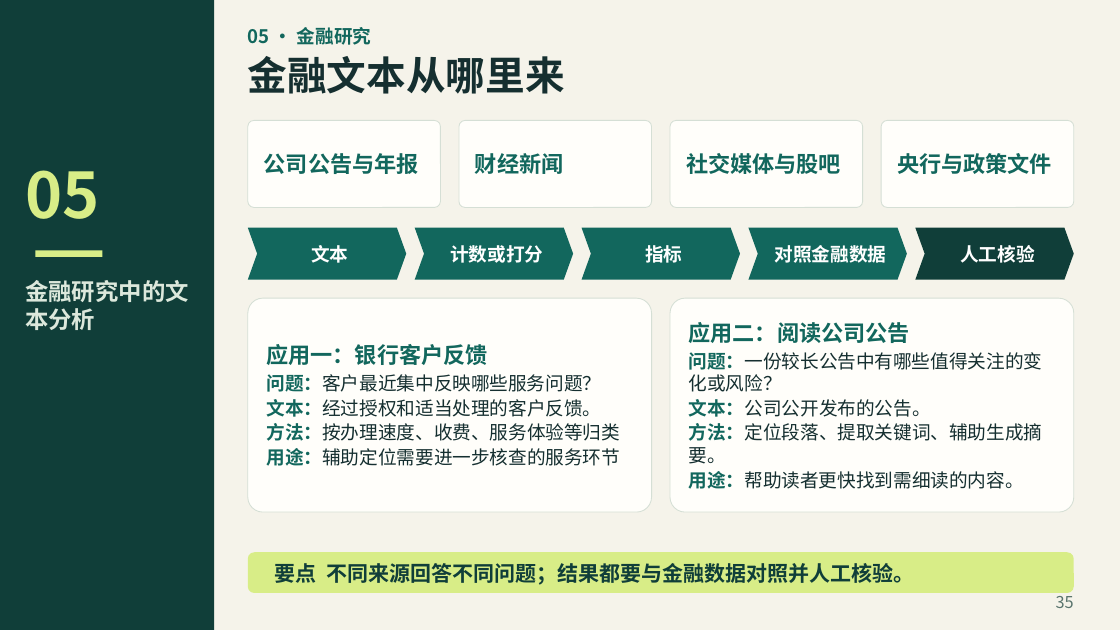
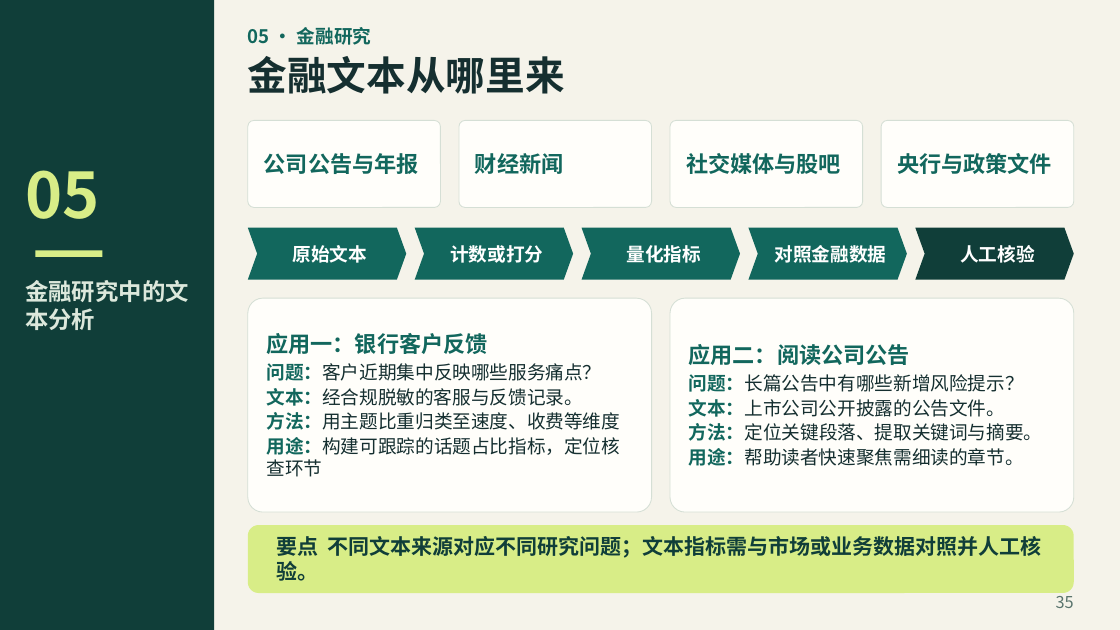
Before and after one commit to jefeerzhang/jefeerzhang.github.io, a slide deck: slide 35 of courses/big-data-finance/text-analysis/文本分析教学PPT.pptx. Drawn at 1120x630 pixels with LibreOffice and Linux fonts; fonts in the diff are those of the drawing. Boxes give left, top, right and bottom in pixels: in the first picture for what was removed or moved away, otherwise in the second. Text is boxed around its words. In the diff, an @@ line names an element or a change of style, - is before the commit and + after.

Commit message:
fix(文本分析): 修正课件概念与互动演示
纠正主题模型、词频和金融文献的表述，修复互动页关键词按钮，并同步课件 PDF 与 PPTX。

```diff
--- a/courses/big-data-finance/text-analysis/文本分析教学PPT.pptx
+++ b/courses/big-data-finance/text-analysis/文本分析教学PPT.pptx
@@ text in chevron at (x1=293, y1=245, x2=367, y2=263): text changed @@
-文本
+原始文本
@@ text in chevron at (x1=626, y1=245, x2=701, y2=263): text changed @@
-指标
+量化指标
@@ text in rounded rectangle at (x1=266, y1=363, x2=620, y2=477): text changed @@
-问题：客户最近集中反映哪些服务问题？
-文本：经过授权和适当处理的客户反馈。
-方法：按办理速度、收费、服务体验等归类
-用途：辅助定位需要进一步核查的服务环节
+问题：客户近期集中反映哪些服务痛点？
+文本：经合规脱敏的客服与反馈记录。
+方法：用主题比重归类至速度、收费等维度
+用途：构建可跟踪的话题占比指标，定位核查环节
@@ text in rounded rectangle at (x1=689, y1=374, x2=1043, y2=466): text changed @@
-问题：一份较长公告中有哪些值得关注的变化或风险？
-文本：公司公开发布的公告。
-方法：定位段落、提取关键词、辅助生成摘要。
-用途：帮助读者更快找到需细读的内容。
+问题：长篇公告中有哪些新增风险提示？
+文本：上市公司公开披露的公告文件。
+方法：定位关键段落、提取关键词与摘要。
+用途：帮助读者快速聚焦需细读的章节。
@@ rounded rectangle "要点 不同文本来源对应不同研究问题；文本指标需与市场或业务数据对照并人工核验。" resized from (x1=248, y1=552, x2=1074, y2=592) to (x1=248, y1=525, x2=1074, y2=593) @@
@@ text in rounded rectangle at (x1=276, y1=536, x2=1042, y2=581): text changed @@
-要点 不同来源回答不同问题；结果都要与金融数据对照并人工核验。
+要点 不同文本来源对应不同研究问题；文本指标需与市场或业务数据对照并人工核验。
```
Also in this commit, not shown: 40 other slides changed, 3 other files.
